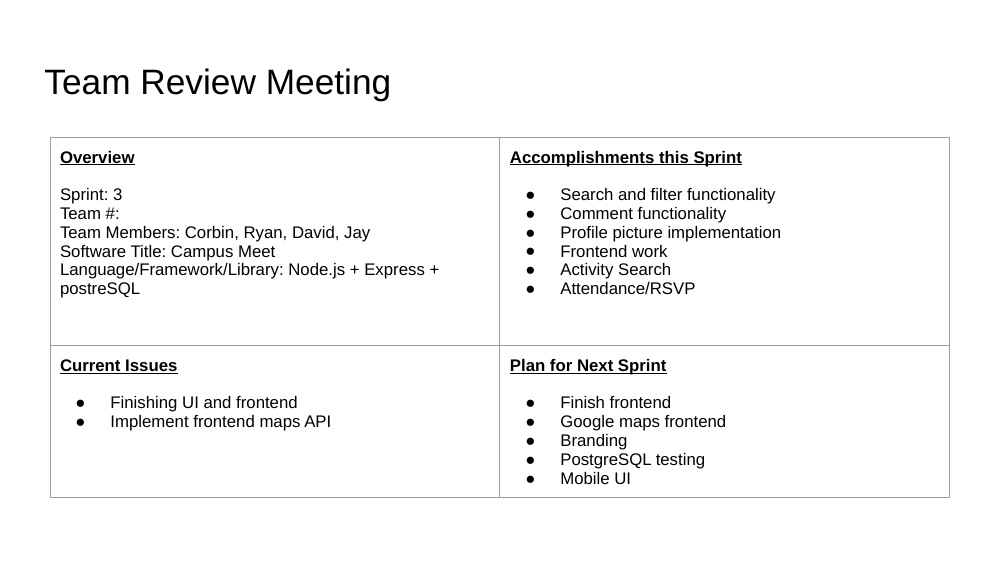
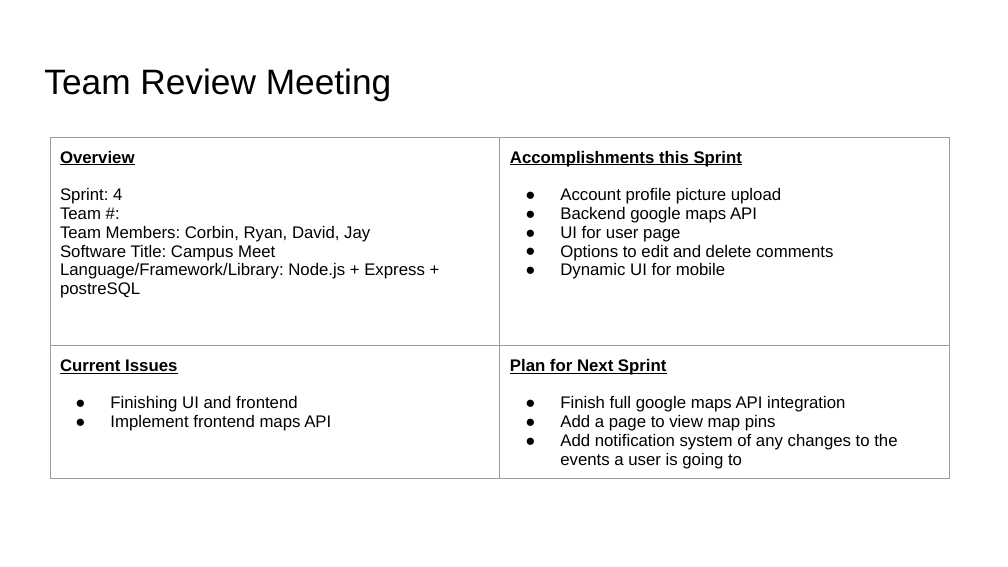
Before and after one commit to davidav5000/team7repo, a slide deck: slide 1 of team_review.pptx. Drawn at 1008x567 pixels with LibreOffice and Linux fonts; fonts in the diff are those of the drawing. Boxes give left, top, right and bottom in pixels: in the first picture for what was removed or moved away, otherwise in the second. Text is boxed around its words. In the diff, an @@ line names an element or a change of style, - is before the commit and + after.

Commit message:
feat: update team review presentation with latest changes

```diff
--- a/team_review.pptx
+++ b/team_review.pptx
@@ table at bbox=[50, 138, 950, 501] @@
-row 1, column 1: Overview / Sprint: 3 / Team #: / Team Members: Corbin, Ryan, David, Jay / Software Title: Campus Meet / Language/Framework/Library: Node.js + Express + postreSQL
+row 1, column 1: Overview / Sprint: 4 / Team #: / Team Members: Corbin, Ryan, David, Jay / Software Title: Campus Meet / Language/Framework/Library: Node.js + Express + postreSQL
-row 1, column 2: Accomplishments this Sprint / Search and filter functionality / Comment functionality / Profile picture implementation / Frontend work / Activity Search / Attendance/RSVP
+row 1, column 2: Accomplishments this Sprint / Account profile picture upload / Backend google maps API / UI for user page / Options to edit and delete comments / Dynamic UI for mobile
-row 2, column 2: Plan for Next Sprint / Finish frontend / Google maps frontend / Branding / PostgreSQL testing / Mobile UI
+row 2, column 2: Plan for Next Sprint / Finish full google maps API integration / Add a page to view map pins / Add notification system of any changes to the events a user is going to
```
Also in this commit, not shown: 1 other file.
